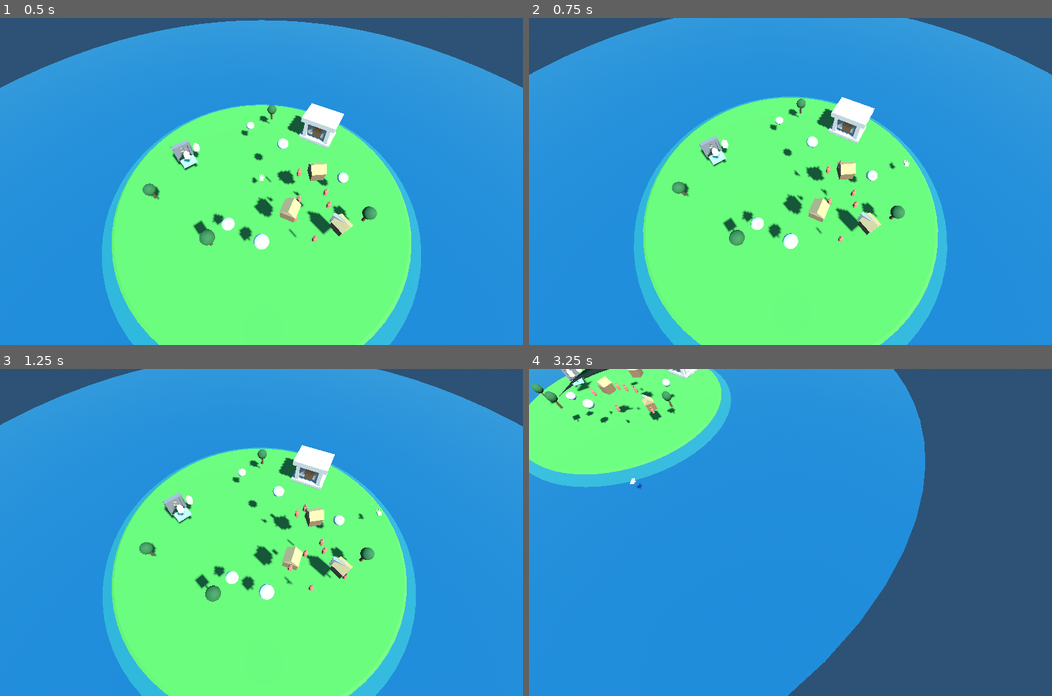
Above: before the commit, frames 1-4 (two rows, left to right).
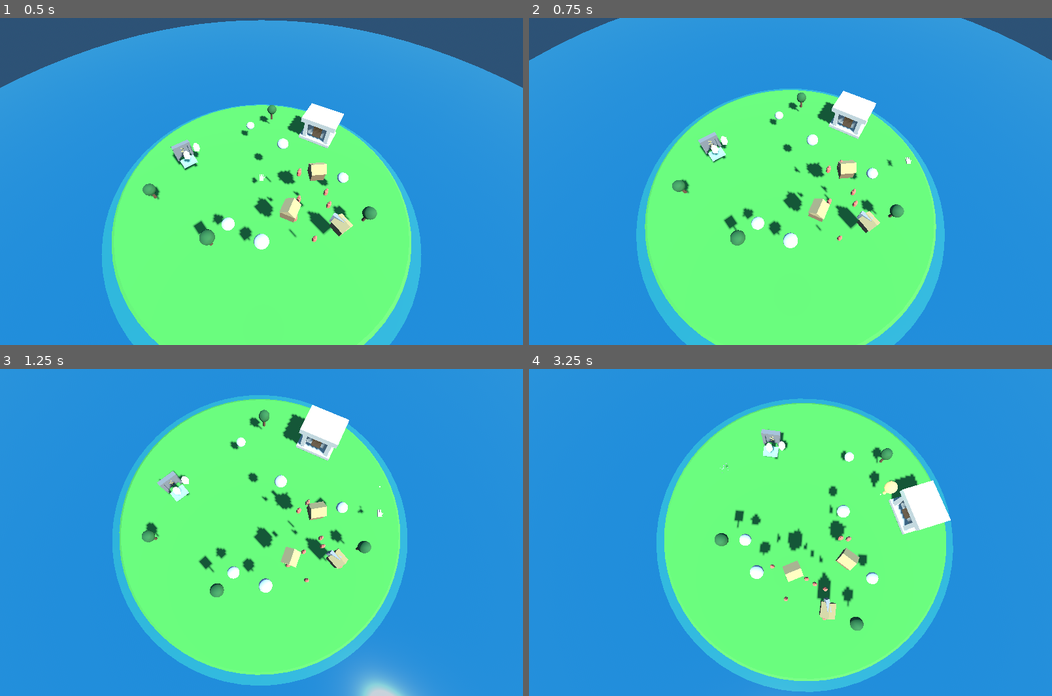
Above: after the commit, the same moments.

Repository: westkitty/Parable
Game: Godot game, scene res://scenes/Main.tscn
The game is run twice, just before and just after one commit, with the same random seed, the same clock (stepped at 60 frames per second) and the same inputs.
Inputs (mouse positions are in pixels of both pictures, inside the frame that each line leads up to):
- Up to frame 1 (0.5 s): no input
- Up to frame 2 (0.75 s): tap Enter at 0.5 s; move the mouse to (905, 165) at 0.52 s; hold W from 0.53 s (still down); hold Right mouse button (grab_action) from 0.53 s (still down); click (905, 165) at 0.67 s
- Up to frame 3 (1.25 s): keep holding W; keep holding Right mouse button (grab_action); tap Q at 0.8 s
- Up to frame 4 (3.25 s): release W at 1.25 s; release Right mouse button (grab_action) at 1.25 s; drag from (685, 548) to (764, 597) at 1.27 s; move the mouse to (842, 460) at 2.02 s; hold W 2.03-2.75 s; hold E 2.03-2.75 s; click (842, 460) at 2.17 s; right-click (842, 460) at 2.3 s; drag from (764, 597) to (633, 483) at 2.77 s

Frame 1 is identical in both runs. In frame 2, 7.7% of the frame differs, in the area x 0-100%, y 0-100%; in frame 3, 28%; in frame 4, 76%.

Commit message:
fix: smooth camera controls and restore precise hand testing

Diff:
--- a/godot-spike/scripts/camera_rig.gd
+++ b/godot-spike/scripts/camera_rig.gd
@@ -3,16 +3,17 @@
 ## (LMB ground-grip); orbit and zoom are handled here. The rig never moves
 ## on its own except the scripted temple transitions driven by world.gd.
 
-const ORBIT_SENS := 0.008
+const ORBIT_SENS := 0.0036
 const PITCH_MIN := deg_to_rad(-80.0)
 const PITCH_MAX := deg_to_rad(-15.0)
 const DIST_MIN := 7.0
 const DIST_MAX := 55.0
-const ZOOM_FACTOR := 1.12
-const ZOOM_PULL := 0.3
-const SCREEN_PAN_SCALE := 0.018
-const KEY_ORBIT_STEP := 0.095
-const KEY_PITCH_STEP := 0.06
+const ZOOM_STEP_SCROLL := 1.4
+const ZOOM_STEP_KEYBOARD := 0.85
+const SCREEN_PAN_SCALE := 0.026
+const KEY_ORBIT_RATE := 1.2
+const KEY_PITCH_RATE := 0.9
+const CAMERA_SMOOTH := 12.0
 const DEFAULT_POS := Vector3(0.0, 6.0, 3.5)
 const DEFAULT_PITCH := -56.0
 const DEFAULT_DIST := 26.0
@@ -24,6 +25,8 @@
 
 var _pitch: Node3D
 var _dist_target := 26.0
+var _yaw_target := 0.0
+var _pitch_target := deg_to_rad(DEFAULT_PITCH)
 var _orbiting := false
 var _orbit_fallback := false
 var _middle_button_down := false
@@ -39,10 +42,28 @@
 	camera.position = Vector3(0.0, 0.0, dist)
 	camera.far = 300.0
 	_dist_target = dist
+	_yaw_target = rotation.y
+	_pitch_target = _pitch.rotation.x
 	_default_state = save_state()
 
 func _process(delta: float) -> void:
-	dist = lerpf(dist, _dist_target, 1.0 - exp(-10.0 * delta))
+	var smooth := 1.0 - exp(-CAMERA_SMOOTH * delta)
+	if not locked:
+		if Input.is_key_pressed(KEY_Q):
+			orbit_step(-KEY_ORBIT_RATE * delta)
+		if Input.is_key_pressed(KEY_E):
+			orbit_step(KEY_ORBIT_RATE * delta)
+		if Input.is_key_pressed(KEY_W):
+			pitch_step(KEY_PITCH_RATE * delta)
+		if Input.is_key_pressed(KEY_S):
+			pitch_step(-KEY_PITCH_RATE * delta)
+		if Input.is_key_pressed(KEY_EQUAL) or Input.is_key_pressed(KEY_PLUS) or Input.is_key_pressed(KEY_KP_ADD):
+			_zoom(-ZOOM_STEP_KEYBOARD)
+		if Input.is_key_pressed(KEY_MINUS) or Input.is_key_pressed(KEY_KP_SUBTRACT):
+			_zoom(ZOOM_STEP_KEYBOARD)
+	rotation.y = lerp_angle(rotation.y, _yaw_target, smooth)
+	_pitch.rotation.x = lerpf(_pitch.rotation.x, _pitch_target, smooth)
+	dist = lerpf(dist, _dist_target, smooth)
 	camera.position = Vector3(0.0, 0.0, dist)
 
 func _input(event: InputEvent) -> void:
@@ -60,9 +81,9 @@
 			elif not event.pressed and not _middle_button_down:
 				_orbit_source = "none"
 		elif event.pressed and event.button_index == MOUSE_BUTTON_WHEEL_UP:
-			_zoom(1.0 / ZOOM_FACTOR)
+			_zoom(-ZOOM_STEP_SCROLL)
 		elif event.pressed and event.button_index == MOUSE_BUTTON_WHEEL_DOWN:
-			_zoom(ZOOM_FACTOR)
+			_zoom(ZOOM_STEP_SCROLL)
 	elif event is InputEventMouseMotion:
 		var middle_motion := bool(event.button_mask & MOUSE_BUTTON_MASK_MIDDLE)
 		if middle_motion and not _middle_button_down:
@@ -73,20 +94,8 @@
 			_apply_orbit(event.relative)
 	elif event is InputEventKey and event.pressed and not event.echo:
 		match event.keycode:
-			KEY_Q:
-				orbit_step(-1.0)
-			KEY_E:
-				orbit_step(1.0)
-			KEY_W:
-				pitch_step(1.0)
-			KEY_S:
-				pitch_step(-1.0)
 			KEY_R:
 				reset_to_safe_default()
-			KEY_EQUAL, KEY_PLUS, KEY_KP_ADD:
-				_zoom(1.0 / ZOOM_FACTOR)
-			KEY_MINUS, KEY_KP_SUBTRACT:
-				_zoom(ZOOM_FACTOR)
 
 func is_orbiting() -> bool:
 	return (_orbiting or _orbit_fallback) and not locked
@@ -108,11 +117,11 @@
 	return "free"
 
 func orbit_step(direction: float) -> void:
-	rotation.y += KEY_ORBIT_STEP * direction * control_scale
+	_yaw_target += direction * control_scale
 	_orbit_source = "key"
 
 func pitch_step(direction: float) -> void:
-	_pitch.rotation.x = clampf(_pitch.rotation.x - KEY_PITCH_STEP * direction * control_scale, PITCH_MIN, PITCH_MAX)
+	_pitch_target = clampf(_pitch_target - direction * control_scale, PITCH_MIN, PITCH_MAX)
 
 func pan_screen_delta(delta: Vector2) -> void:
 	if locked:
@@ -123,7 +132,7 @@
 	forward.y = 0.0
 	right = right.normalized()
 	forward = forward.normalized()
-	var scale := maxf(dist * SCREEN_PAN_SCALE * control_scale, 0.01)
+	var scale := SCREEN_PAN_SCALE * control_scale
 	var offset := (-right * delta.x + forward * delta.y) * scale
 	pan_by(offset)
 
@@ -134,32 +143,25 @@
 	_apply_orbit(delta)
 
 func simulate_zoom_factor(factor: float) -> void:
-	_zoom(factor)
+	_dist_target = clampf(_dist_target * factor, DIST_MIN, DIST_MAX)
 
-func _zoom(factor: float) -> void:
-	_dist_target = clampf(_dist_target * factor, DIST_MIN, DIST_MAX)
-	if factor < 1.0:
-		# Zoom-to-hand: drift the pivot toward the point under the hand.
-		var hand := get_tree().get_first_node_in_group("divine_hand")
-		if hand:
-			var target: Vector3 = hand.global_position
-			var offset := Vector3(target.x - position.x, 0.0, target.z - position.z)
-			position += offset * ZOOM_PULL * control_scale
+func _zoom(delta_step: float) -> void:
+	_dist_target = clampf(_dist_target + delta_step, DIST_MIN, DIST_MAX)
 
 func pan_by(offset: Vector3) -> void:
 	if locked:
 		return
 	position += Vector3(offset.x, 0.0, offset.z)
-	position.x = clampf(position.x, -40.0, 40.0)
-	position.z = clampf(position.z, -40.0, 40.0)
+	position.x = clampf(position.x, -60.0, 60.0)
+	position.z = clampf(position.z, -60.0, 60.0)
 
 func reset_to_safe_default() -> void:
 	restore_state(_default_state)
 
 func _apply_orbit(delta: Vector2) -> void:
-	rotation.y -= delta.x * ORBIT_SENS * control_scale
-	_pitch.rotation.x = clampf(
-		_pitch.rotation.x - delta.y * ORBIT_SENS * control_scale,
+	_yaw_target -= delta.x * ORBIT_SENS * control_scale
+	_pitch_target = clampf(
+		_pitch_target - delta.y * ORBIT_SENS * control_scale,
 		PITCH_MIN, PITCH_MAX)
 
 ## Ray from the active camera through a screen position.
@@ -168,14 +170,16 @@
 
 func save_state() -> Dictionary:
 	return {
-		"pos": position, "yaw": rotation.y,
+		"pos": position, "yaw": _yaw_target,
 		"pitch": _pitch.rotation.x, "dist": _dist_target,
 	}
 
 func restore_state(s: Dictionary) -> void:
 	position = s.pos
 	rotation.y = s.yaw
+	_yaw_target = s.yaw
 	_pitch.rotation.x = s.pitch
+	_pitch_target = s.pitch
 	_dist_target = s.dist
 	dist = s.dist
 
--- a/godot-spike/scripts/hand_input.gd
+++ b/godot-spike/scripts/hand_input.gd
@@ -11,7 +11,7 @@
 ## States: hover | pan | carry | miracle
 
 const PICK_RADIUS := 0.9            # screen-space forgiveness now owns pickup
-const CLICK_DRAG_THRESHOLD_PX := 6.0
+const CLICK_DRAG_THRESHOLD_PX := 10.0
 const THROW_MIN_SPEED := 1.8        # below this, release = gentle drop
 const THROW_VERTICAL_LIFT := 2.35   # modest extra loft, validated by Andrew later
 const CARRY_CAMERA_SCALE := 0.6
@@ -49,7 +49,7 @@
 
 # Press bookkeeping
 var _press_screen := Vector2.ZERO
-var _press_kind := ""          # "" | "pan" | "carry" | "pending_click"
+var _press_kind := ""          # "" | "pan" | "carry" | "pending_click" | "pending_pan"
 var _pending_click_target: Node = null
 var _pan_last_ground := Vector3.ZERO
 var _pan_last_mouse := Vector2.ZERO
@@ -140,6 +140,9 @@
 	if Input.is_action_just_pressed("grab_action") and not _rig.is_orbiting():
 		if _miracle_armed:
 			_cancel_miracle(false)
+		_press_kind = ""
+		_pending_click_target = null
+		_pan_source = "none"
 		_press_screen = mouse
 		if _hovered != null:
 			_begin_carry(_hovered)
@@ -162,15 +165,21 @@
 		if not inter.is_empty():
 			_press_kind = "pending_click"
 			_pending_click_target = inter.collider
-		else:
-			_press_kind = "pan"
+		elif _hovered == null:
+			_press_kind = "pending_pan"
 			_pan_using_ground = ground_valid
 			_pan_last_ground = _ground_point
-			_pan_source = "ground" if ground_valid else "screen"
+			_pan_source = "none"
 			_cancel_miracle(false)
 
 	if Input.is_action_pressed("pan_action"):
 		match _press_kind:
+			"pending_pan":
+				if mouse.distance_to(_press_screen) >= CLICK_DRAG_THRESHOLD_PX:
+					_press_kind = "pan"
+					_pan_last_mouse = mouse
+					_pan_last_ground = _ground_point
+					_pan_source = "ground" if (ground_valid and _pan_using_ground) else "screen"
 			"pan":
 				state = "pan"
 				if ground_valid and _pan_using_ground:
@@ -193,6 +202,8 @@
 						and _pending_click_target.has_method("on_god_click"):
 					_pending_click_target.on_god_click(_world)
 				_pending_click_target = null
+			"pending_pan":
+				pass
 		_press_kind = ""
 		_pan_source = "none"
 		if state != "carry":
--- a/godot-spike/tests/verify_playability_surrogates.gd
+++ b/godot-spike/tests/verify_playability_surrogates.gd
@@ -104,7 +104,8 @@
 	rig.pan_by(Vector3(3.0, 0.0, -2.5))
 	rig.simulate_orbit_drag(Vector2(42.0, -18.0))
 	rig.simulate_zoom_factor(1.0 / 1.12)
-	await physics_frame
+	for _i in 6:
+		await physics_frame
 	var after: Dictionary = rig.save_state()
 	_check(before.pos != after.pos, "camera pan changes rig position")
 	_check(absf(float(before.yaw) - float(after.yaw)) > 0.001, "camera orbit changes yaw")
@@ -112,6 +113,25 @@
 	_check(absf(float(before.dist) - float(after.dist)) > 0.001, "camera zoom changes distance target")
 	_check(hand.is_carrying(), "camera motion does not drop held object")
 	_check(rock.is_held == true, "camera motion does not corrupt held object state")
+	var click_before: Dictionary = rig.save_state()
+	var left_press := InputEventMouseButton.new()
+	left_press.button_index = MOUSE_BUTTON_LEFT
+	left_press.pressed = true
+	rig._input(left_press)
+	var left_release := InputEventMouseButton.new()
+	left_release.button_index = MOUSE_BUTTON_LEFT
+	left_release.pressed = false
+	rig._input(left_release)
+	var right_press := InputEventMouseButton.new()
+	right_press.button_index = MOUSE_BUTTON_RIGHT
+	right_press.pressed = true
+	rig._input(right_press)
+	var right_release := InputEventMouseButton.new()
+	right_release.button_index = MOUSE_BUTTON_RIGHT
+	right_release.pressed = false
+	rig._input(right_release)
+	var click_after: Dictionary = rig.save_state()
+	_check(absf(float(click_before.dist) - float(click_after.dist)) < 0.001, "plain mouse button clicks do not zoom")
 	var fallback_press := InputEventMouseButton.new()
 	fallback_press.button_index = MOUSE_BUTTON_LEFT
 	fallback_press.pressed = true
@@ -140,26 +160,31 @@
 	rig._input(middle_press)
 	_check(rig.middle_button_down(), "middle mouse explicit press is tracked")
 	_check(rig.orbit_source() == "middle", "middle mouse is primary orbit source")
+	var middle_state: Dictionary = rig.save_state()
 	var middle_release := InputEventMouseButton.new()
 	middle_release.button_index = MOUSE_BUTTON_MIDDLE
 	middle_release.pressed = false
 	rig._input(middle_release)
-	var q_press := InputEventKey.new()
-	q_press.keycode = KEY_Q
-	q_press.pressed = true
-	rig._input(q_press)
-	var e_press := InputEventKey.new()
-	e_press.keycode = KEY_E
-	e_press.pressed = true
-	rig._input(e_press)
-	var w_press := InputEventKey.new()
-	w_press.keycode = KEY_W
-	w_press.pressed = true
-	rig._input(w_press)
-	var s_press := InputEventKey.new()
-	s_press.keycode = KEY_S
-	s_press.pressed = true
-	rig._input(s_press)
+	var middle_after: Dictionary = rig.save_state()
+	_check(absf(float(middle_state.dist) - float(middle_after.dist)) < 0.001, "middle mouse orbit does not change zoom")
+	rig.orbit_step(-0.2)
+	for _i in 4:
+		await physics_frame
+	rig.orbit_step(0.2)
+	for _i in 4:
+		await physics_frame
+	rig.pitch_step(0.12)
+	for _i in 4:
+		await physics_frame
+	rig.pitch_step(-0.12)
+	for _i in 4:
+		await physics_frame
+	var settled_a: Dictionary = rig.save_state()
+	for _i in 8:
+		await physics_frame
+	var settled_b: Dictionary = rig.save_state()
+	_check(settled_a.pos.distance_to(settled_b.pos) < 0.001, "camera has no residual pan drift after input")
+	_check(absf(float(settled_a.dist) - float(settled_b.dist)) < 0.001, "camera has no residual zoom drift after input")
 	rig.reset_to_safe_default()
 	var reset_state: Dictionary = rig.save_state()
 	_check(absf(float(reset_state.yaw)) < 0.001 and absf(float(reset_state.dist) - 26.0) < 0.01, "camera reset returns to safe default")
Not shown, added: godot-spike/PATCH_07_REPORT.md
Not shown, changed: godot-spike/README_FOR_ANDREW.md
